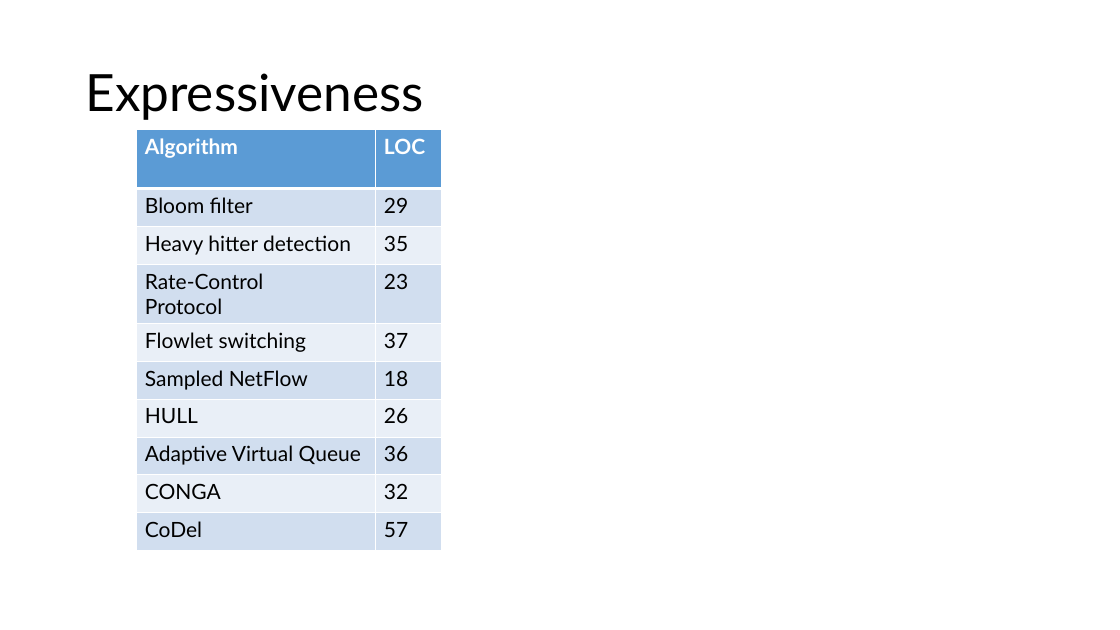
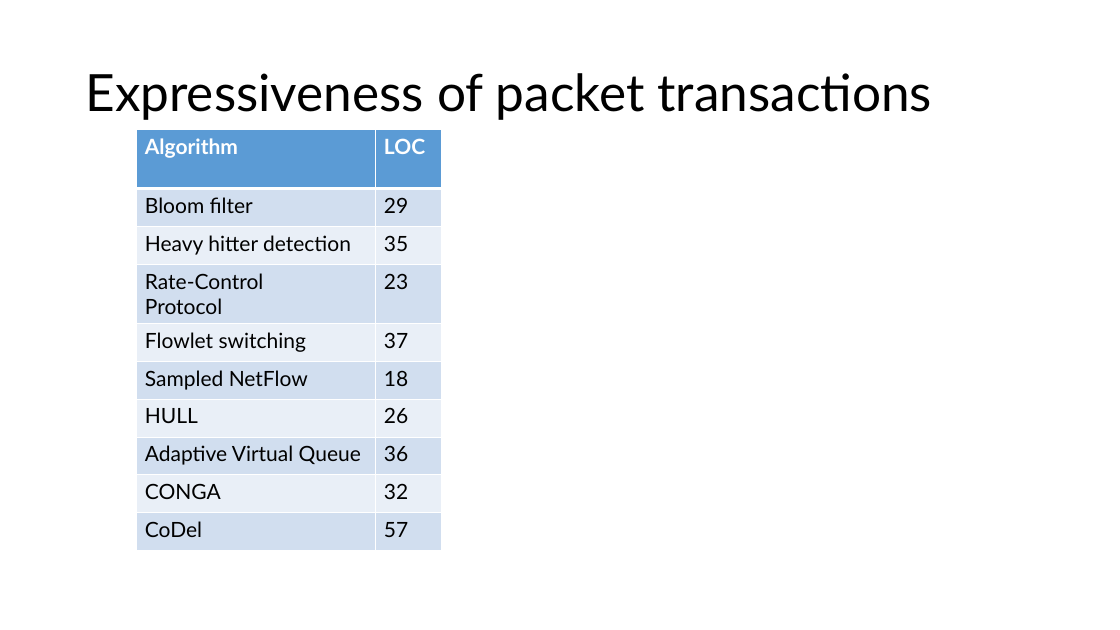
Before and after one commit to anirudhSK/pifo-domino-marple-ppts, a slide deck: slide 20 of domino_sigcomm.pptx. Drawn at 1120x630 pixels with LibreOffice and Linux fonts; fonts in the diff are those of the drawing. Boxes give left, top, right and bottom in pixels: in the first picture for what was removed or moved away, otherwise in the second. Text is boxed around its words. In the diff, an @@ line names an element or a change of style, - is before the commit and + after.

```diff
--- a/domino_sigcomm.pptx
+++ b/domino_sigcomm.pptx
@@ title at (x1=85, y1=73, x2=933, y2=120): text changed @@
-Expressiveness
+Expressiveness of packet transactions
```
Also in this commit, not shown: 4 other slides changed.
